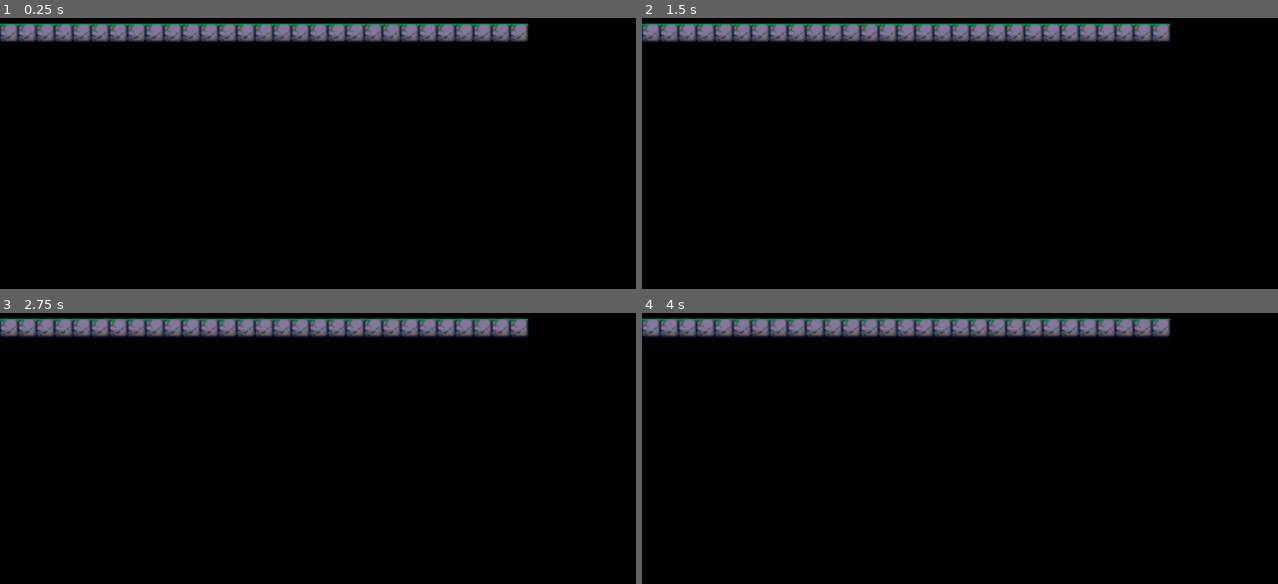
Above: before the commit, frames 1-4 (two rows, left to right).
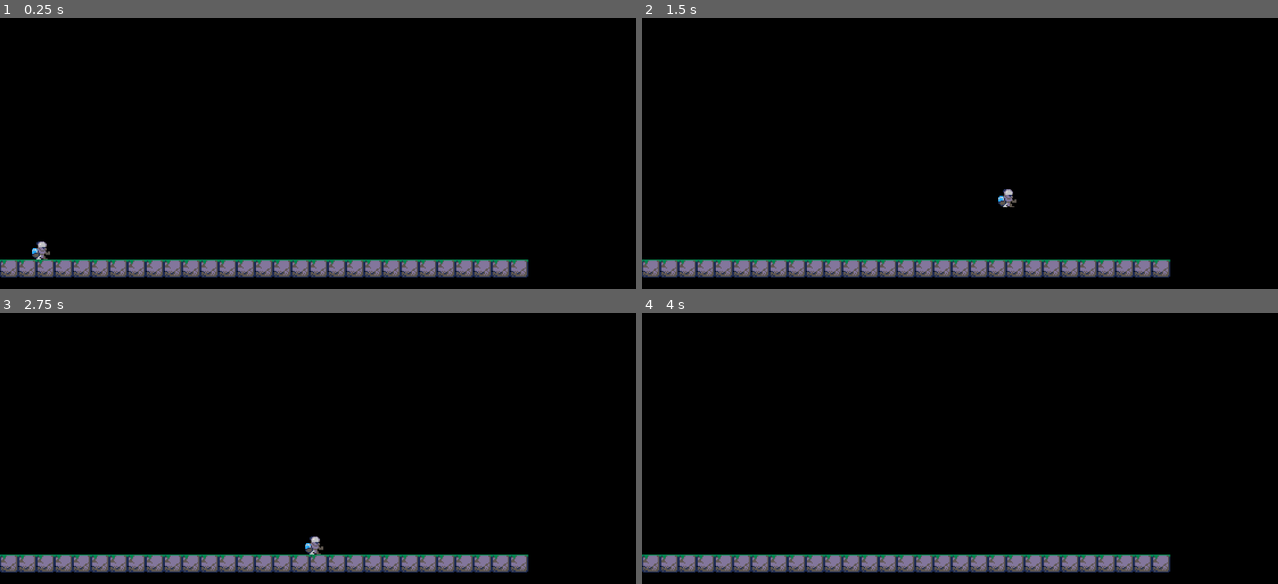
Above: after the commit, the same moments.

Repository: toadkarter/ToyBoxJam2023
Game: Godot game, scene res://Scenes/level.tscn
Two runs of this game, one before a commit and one after it. Both use one fixed random seed, a clock stepped at 60 frames per second and the inputs below.
Inputs:
- Up to frame 1 (0.25 s): no input
- Up to frame 2 (1.5 s): tap Enter (ui_accept) at 0.5, 0.6, 0.77, 1.07, 1.35 s; hold Right (ui_right) from 0.53 s (still down)
- Up to frame 3 (2.75 s): tap Enter (ui_accept) at 1.52, 1.82, 2.1 s; release Right (ui_right) at 2.03 s; hold Left (ui_left) from 2.03 s (still down)
- Up to frame 4 (4 s): release Left (ui_left) at 2.78 s; hold Right (ui_right) from 2.78 s (still down); tap Enter (ui_accept) at 2.85, 3.02, 3.32, 3.6, 3.77 s

The runs differ from the first frame. In frame 1, 11% of the frame differs, in the area x 0-84%, y 1-96%; in frame 2, 11%; in frame 3, 11%; in frame 4, 11%.

Commit message:
Added default player

Diff:
--- /dev/null
+++ b/Scenes/Player/player.gd
@@ -0,0 +1,28 @@
+extends CharacterBody2D
+
+
+const SPEED = 300.0
+const JUMP_VELOCITY = -400.0
+
+# Get the gravity from the project settings to be synced with RigidBody nodes.
+var gravity: int = ProjectSettings.get_setting("physics/2d/default_gravity")
+
+
+func _physics_process(delta: float) -> void:
+	# Add the gravity.
+	if not is_on_floor():
+		velocity.y += gravity * delta
+
+	# Handle Jump.
+	if Input.is_action_just_pressed("ui_accept") and is_on_floor():
+		velocity.y = JUMP_VELOCITY
+
+	# Get the input direction and handle the movement/deceleration.
+	# As good practice, you should replace UI actions with custom gameplay actions.
+	var direction := Input.get_axis("ui_left", "ui_right")
+	if direction:
+		velocity.x = direction * SPEED
+	else:
+		velocity.x = move_toward(velocity.x, 0, SPEED)
+
+	move_and_slide()
--- /dev/null
+++ b/Scenes/Player/player.tscn
@@ -0,0 +1,138 @@
+[gd_scene load_steps=21 format=3 uid="uid://ctn5h44wck1vy"]
+
+[ext_resource type="Script" path="res://Scenes/Player/player.gd" id="1_78swk"]
+[ext_resource type="Texture2D" uid="uid://br3238kxwqemf" path="res://Art/Sprites/tbj2_startcart2spr.png" id="1_xm146"]
+
+[sub_resource type="AtlasTexture" id="AtlasTexture_mus4s"]
+atlas = ExtResource("1_xm146")
+region = Rect2(0, 56, 16, 16)
+
+[sub_resource type="AtlasTexture" id="AtlasTexture_03bqf"]
+atlas = ExtResource("1_xm146")
+region = Rect2(16, 56, 16, 16)
+
+[sub_resource type="AtlasTexture" id="AtlasTexture_jj5ji"]
+atlas = ExtResource("1_xm146")
+region = Rect2(32, 56, 16, 16)
+
+[sub_resource type="AtlasTexture" id="AtlasTexture_g8f3x"]
+atlas = ExtResource("1_xm146")
+region = Rect2(48, 56, 16, 16)
+
+[sub_resource type="AtlasTexture" id="AtlasTexture_fh1u4"]
+atlas = ExtResource("1_xm146")
+region = Rect2(64, 56, 16, 16)
+
+[sub_resource type="AtlasTexture" id="AtlasTexture_i546u"]
+atlas = ExtResource("1_xm146")
+region = Rect2(80, 56, 16, 16)
+
+[sub_resource type="AtlasTexture" id="AtlasTexture_u1hk5"]
+atlas = ExtResource("1_xm146")
+region = Rect2(96, 56, 16, 16)
+
+[sub_resource type="AtlasTexture" id="AtlasTexture_bevvh"]
+atlas = ExtResource("1_xm146")
+region = Rect2(112, 56, 16, 16)
+
+[sub_resource type="AtlasTexture" id="AtlasTexture_gdb8i"]
+atlas = ExtResource("1_xm146")
+region = Rect2(0, 72, 16, 16)
+
+[sub_resource type="AtlasTexture" id="AtlasTexture_2hjba"]
+atlas = ExtResource("1_xm146")
+region = Rect2(16, 72, 16, 16)
+
+[sub_resource type="AtlasTexture" id="AtlasTexture_ip5uv"]
+atlas = ExtResource("1_xm146")
+region = Rect2(32, 72, 16, 16)
+
+[sub_resource type="AtlasTexture" id="AtlasTexture_2hudc"]
+atlas = ExtResource("1_xm146")
+region = Rect2(48, 72, 16, 16)
+
+[sub_resource type="AtlasTexture" id="AtlasTexture_nmnub"]
+atlas = ExtResource("1_xm146")
+region = Rect2(64, 72, 16, 16)
+
+[sub_resource type="AtlasTexture" id="AtlasTexture_hmavl"]
+atlas = ExtResource("1_xm146")
+region = Rect2(80, 72, 16, 16)
+
+[sub_resource type="AtlasTexture" id="AtlasTexture_excyq"]
+atlas = ExtResource("1_xm146")
+region = Rect2(96, 72, 16, 16)
+
+[sub_resource type="AtlasTexture" id="AtlasTexture_kqbcv"]
+atlas = ExtResource("1_xm146")
+region = Rect2(112, 72, 16, 16)
+
+[sub_resource type="SpriteFrames" id="SpriteFrames_wn6gh"]
+animations = [{
+"frames": [{
+"duration": 1.0,
+"texture": SubResource("AtlasTexture_mus4s")
+}, {
+"duration": 1.0,
+"texture": SubResource("AtlasTexture_03bqf")
+}, {
+"duration": 1.0,
+"texture": SubResource("AtlasTexture_jj5ji")
+}, {
+"duration": 1.0,
+"texture": SubResource("AtlasTexture_g8f3x")
+}, {
+"duration": 1.0,
+"texture": SubResource("AtlasTexture_fh1u4")
+}, {
+"duration": 1.0,
+"texture": SubResource("AtlasTexture_i546u")
+}, {
+"duration": 1.0,
+"texture": SubResource("AtlasTexture_u1hk5")
+}, {
+"duration": 1.0,
+"texture": SubResource("AtlasTexture_bevvh")
+}, {
+"duration": 1.0,
+"texture": SubResource("AtlasTexture_gdb8i")
+}, {
+"duration": 1.0,
+"texture": SubResource("AtlasTexture_2hjba")
+}, {
+"duration": 1.0,
+"texture": SubResource("AtlasTexture_ip5uv")
+}, {
+"duration": 1.0,
+"texture": SubResource("AtlasTexture_2hudc")
+}, {
+"duration": 1.0,
+"texture": SubResource("AtlasTexture_nmnub")
+}, {
+"duration": 1.0,
+"texture": SubResource("AtlasTexture_hmavl")
+}, {
+"duration": 1.0,
+"texture": SubResource("AtlasTexture_excyq")
+}, {
+"duration": 1.0,
+"texture": SubResource("AtlasTexture_kqbcv")
+}],
+"loop": true,
+"name": &"default",
+"speed": 5.0
+}]
+
+[sub_resource type="CapsuleShape2D" id="CapsuleShape2D_g50ed"]
+radius = 8.0
+height = 16.0
+
+[node name="CharacterBody2D" type="CharacterBody2D"]
+collision_mask = 2
+script = ExtResource("1_78swk")
+
+[node name="AnimatedSprite2D" type="AnimatedSprite2D" parent="."]
+sprite_frames = SubResource("SpriteFrames_wn6gh")
+
+[node name="CollisionShape2D" type="CollisionShape2D" parent="."]
+shape = SubResource("CapsuleShape2D_g50ed")
--- a/Scenes/level.tscn
+++ b/Scenes/level.tscn
@@ -1,6 +1,7 @@
-[gd_scene load_steps=4 format=3 uid="uid://dpb656nt13lxy"]
+[gd_scene load_steps=5 format=3 uid="uid://dpb656nt13lxy"]
 
 [ext_resource type="Texture2D" uid="uid://br3238kxwqemf" path="res://Art/Sprites/tbj2_startcart2spr.png" id="1_58vo4"]
+[ext_resource type="PackedScene" uid="uid://ctn5h44wck1vy" path="res://Scenes/Player/player.tscn" id="2_kb2gi"]
 
 [sub_resource type="TileSetAtlasSource" id="TileSetAtlasSource_qdxlv"]
 texture = ExtResource("1_58vo4")
@@ -171,4 +172,7 @@
 [node name="level" type="TileMap"]
 tile_set = SubResource("TileSet_ygvbg")
 format = 2
-layer_0/tile_data = PackedInt32Array(262144, 65536, 0, 262145, 65536, 0, 262146, 65536, 0, 262147, 65536, 0, 262148, 65536, 0, 262149, 65536, 0, 262150, 65536, 0, 262151, 65536, 0, 262152, 65536, 0, 262153, 65536, 0, 262154, 65536, 0, 262155, 65536, 0, 262156, 65536, 0, 262157, 65536, 0, 262158, 65536, 0, 262159, 65536, 0, 262160, 65536, 0, 262161, 65536, 0, 262162, 65536, 0, 262163, 65536, 0, 262164, 65536, 0, 262165, 65536, 0, 262166, 65536, 0, 262167, 65536, 0, 262168, 65536, 0, 262169, 65536, 0, 262170, 65536, 0, 262171, 65536, 0, 262172, 65536, 0)
+layer_0/tile_data = PackedInt32Array(1114112, 65536, 0, 1114113, 65536, 0, 1114114, 65536, 0, 1114115, 65536, 0, 1114116, 65536, 0, 1114117, 65536, 0, 1114118, 65536, 0, 1114119, 65536, 0, 1114120, 65536, 0, 1114121, 65536, 0, 1114122, 65536, 0, 1114123, 65536, 0, 1114124, 65536, 0, 1114125, 65536, 0, 1114126, 65536, 0, 1114127, 65536, 0, 1114128, 65536, 0, 1114129, 65536, 0, 1114130, 65536, 0, 1114131, 65536, 0, 1114132, 65536, 0, 1114133, 65536, 0, 1114134, 65536, 0, 1114135, 65536, 0, 1114136, 65536, 0, 1114137, 65536, 0, 1114138, 65536, 0, 1114139, 65536, 0, 1114140, 65536, 0)
+
+[node name="CharacterBody2D" parent="." instance=ExtResource("2_kb2gi")]
+position = Vector2(36, 239)
--- /dev/null
+++ b/Scenes/skull.tscn
@@ -0,0 +1,8 @@
+[gd_scene load_steps=2 format=3 uid="uid://b3ch4a1b5jvh7"]
+
+[sub_resource type="SpriteFrames" id="SpriteFrames_cbfyj"]
+
+[node name="Skull" type="Node2D"]
+
+[node name="AnimatedSprite2D" type="AnimatedSprite2D" parent="."]
+sprite_frames = SubResource("SpriteFrames_cbfyj")
--- a/project.godot
+++ b/project.godot
@@ -26,6 +26,7 @@
 
 [rendering]
 
+textures/canvas_textures/default_texture_filter=0
 renderer/rendering_method="gl_compatibility"
 renderer/rendering_method.mobile="gl_compatibility"
 environment/defaults/default_clear_color=Color(0, 0, 0, 1)
